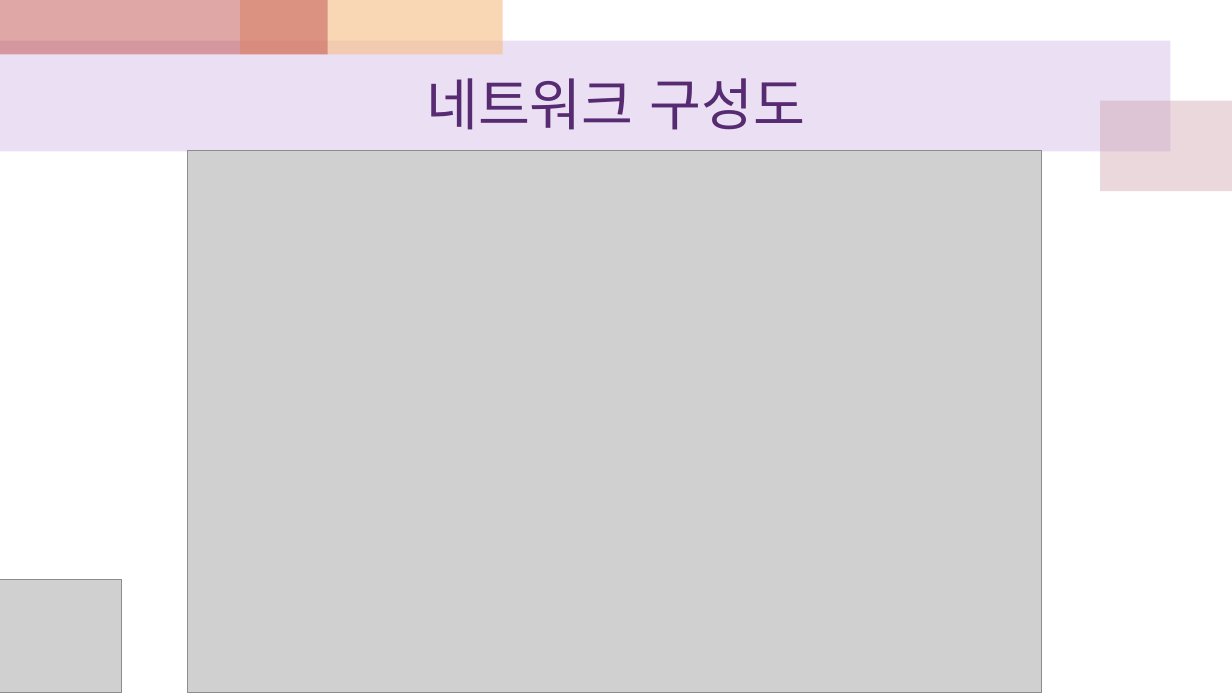
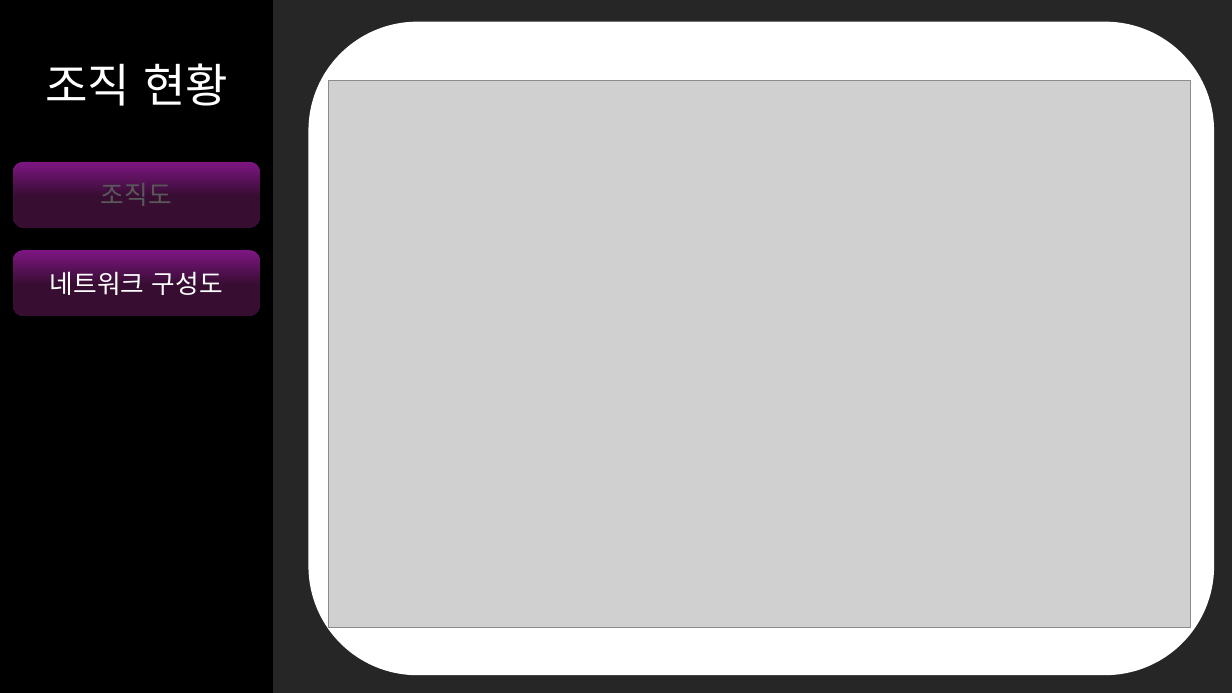
Before and after one commit to heuristic8698/ITbank_final, a slide deck: slide 8 of 프로젝트 시나리오.pptx (slide 5 before the commit). Drawn at 1232x693 pixels with LibreOffice and Linux fonts; fonts in the diff are those of the drawing; grey boxes stand for pictures. Boxes give left, top, right and bottom in pixels: in the first picture for what was removed or moved away, otherwise in the second. Text is boxed around its words. In the diff, an @@ line names an element or a change of style, - is before the commit and + after.

```diff
--- a/프로젝트 시나리오.pptx
+++ b/프로젝트 시나리오.pptx
@@ background #FFFFFF to #262626 @@
@@ rectangle removed at bbox=[0, 0, 328, 55] @@
@@ rectangle added at bbox=[0, 0, 273, 693], fill #000000 @@
@@ rectangle removed at bbox=[240, 0, 503, 55] @@
@@ rounded rectangle added at bbox=[309, 21, 1214, 675], fill #FFFFFF @@
@@ rectangle removed at bbox=[0, 41, 1171, 152] @@
@@ title added at bbox=[45, 63, 228, 106], 36 pt, text #FFFFFF @@
+조직 현황
@@ picture: place and size @@
-picture at bbox=[188, 151, 1042, 692]
+picture at bbox=[329, 81, 1191, 628]
@@ rectangle removed at bbox=[1101, 101, 1232, 191] @@
@@ rounded rectangle added at bbox=[13, 162, 260, 227], fill gradient #7F1684 to #370D32, 20 pt, text #595959 @@
+조직도
@@ rounded rectangle "네트워크 구성도": place and size @@
-rounded rectangle "네트워크 구성도" at bbox=[426, 78, 806, 130]
+rounded rectangle "네트워크 구성도" at bbox=[13, 250, 260, 316]
@@ rounded rectangle "네트워크 구성도" at bbox=[13, 250, 260, 316]: size 44 to 20 pt, font Calibri to Noto Sans CJK KR, text colour #562B71 to #FFFFFF; fill none to gradient #7F1684 to #370D32 @@
@@ picture removed at bbox=[0, 579, 121, 693] @@
```
Also in this commit, not shown: 9 other slides changed, 4 slides added, 1 slide removed, 3 other files.
